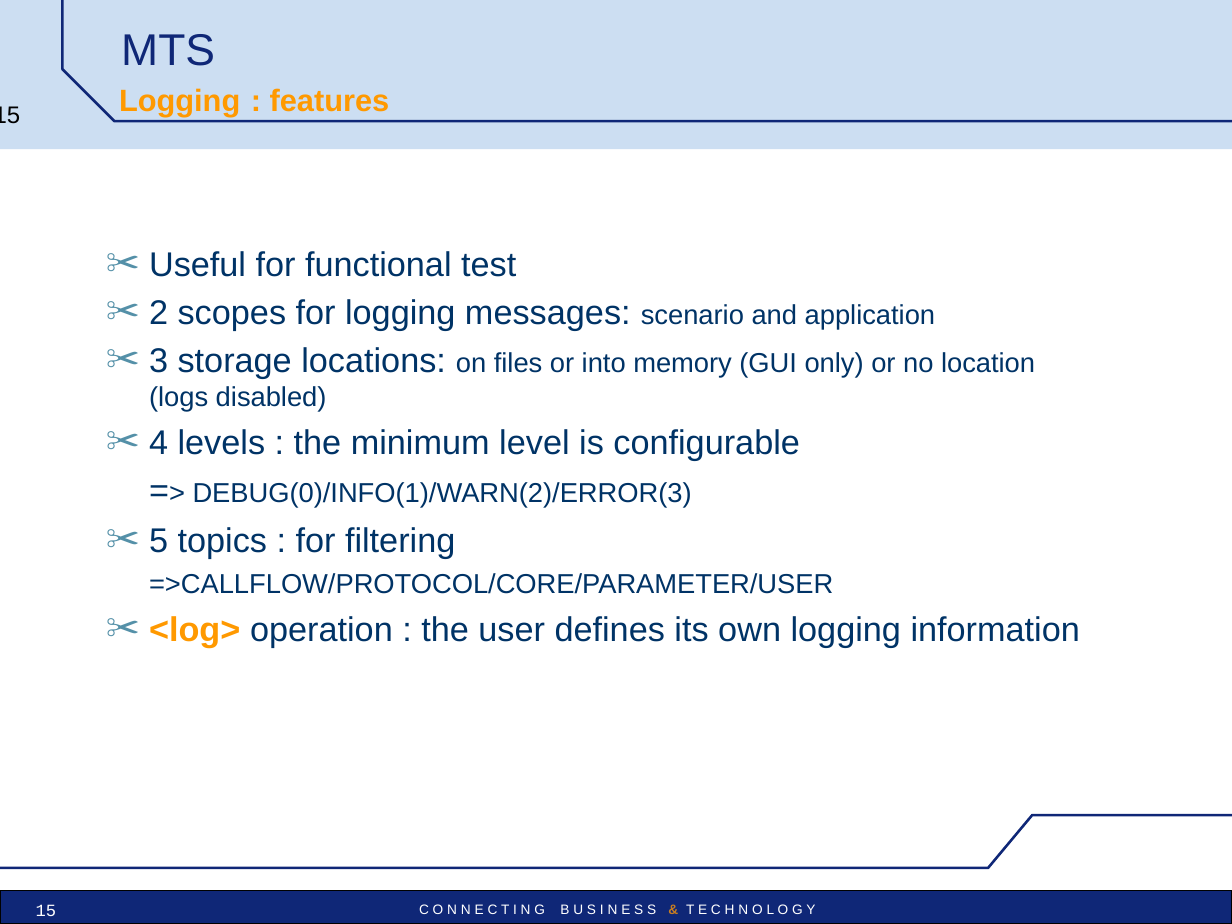
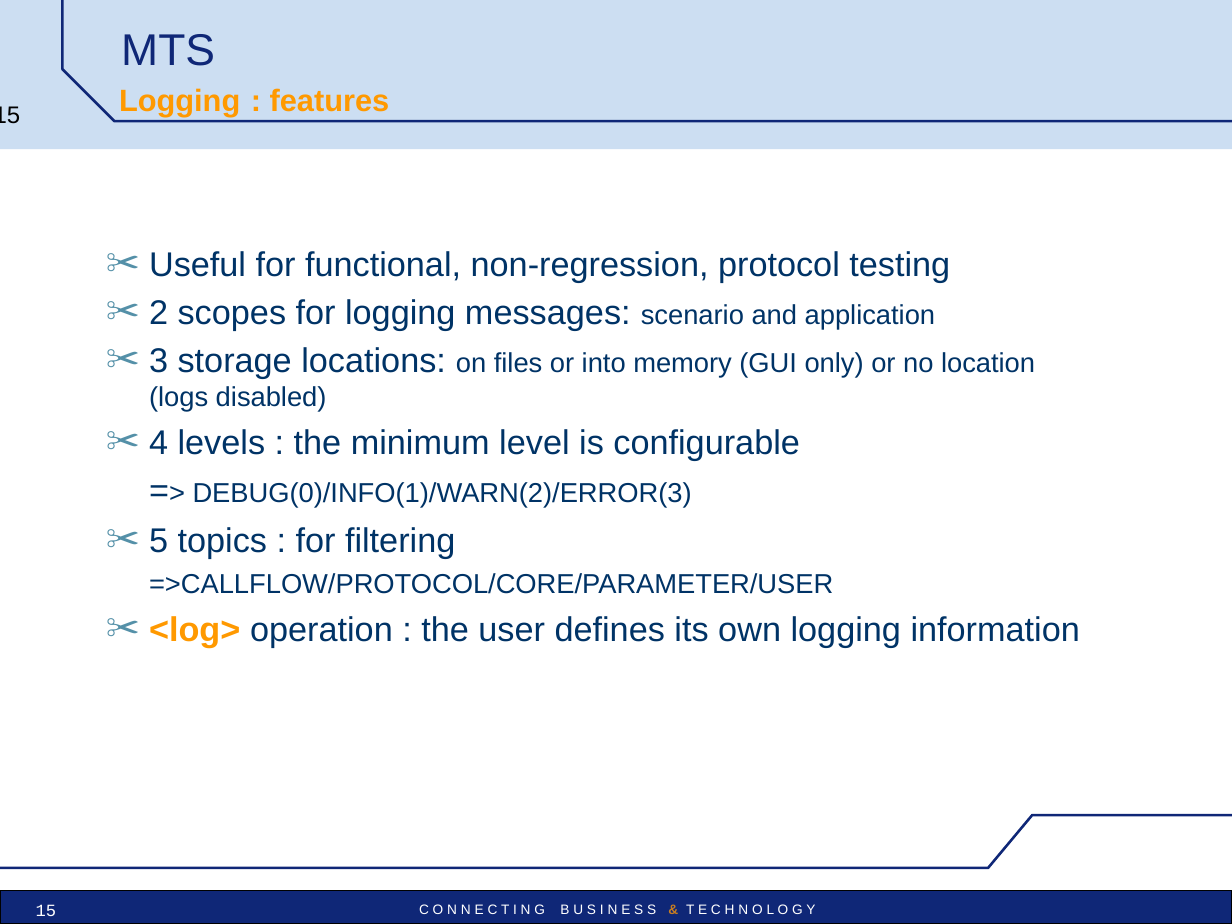
Before and after one commit to vu3mmg/mts-project, a slide deck: slide 15 of trunk/mts/src/main/doc/MTS_pres_technical.ppt. Drawn at 1232x924 pixels with LibreOffice and Linux fonts; fonts in the diff are those of the drawing; background and template pictures are left out. Boxes give left, top, right and bottom in pixels: in the first picture for what was removed or moved away, otherwise in the second. Text is boxed around its words. In the diff, an @@ line names an element or a change of style, - is before the commit and + after.

```diff
--- a/trunk/mts/src/main/doc/MTS_pres_technical.ppt
+++ b/trunk/mts/src/main/doc/MTS_pres_technical.ppt
@@ text at box(149, 251, 950, 282): text changed @@
-✂ Useful for functional test
+✂ Useful for functional, non-regression, protocol testing
```
Also in this commit, not shown: 9 other slides changed, 2 slides added.
